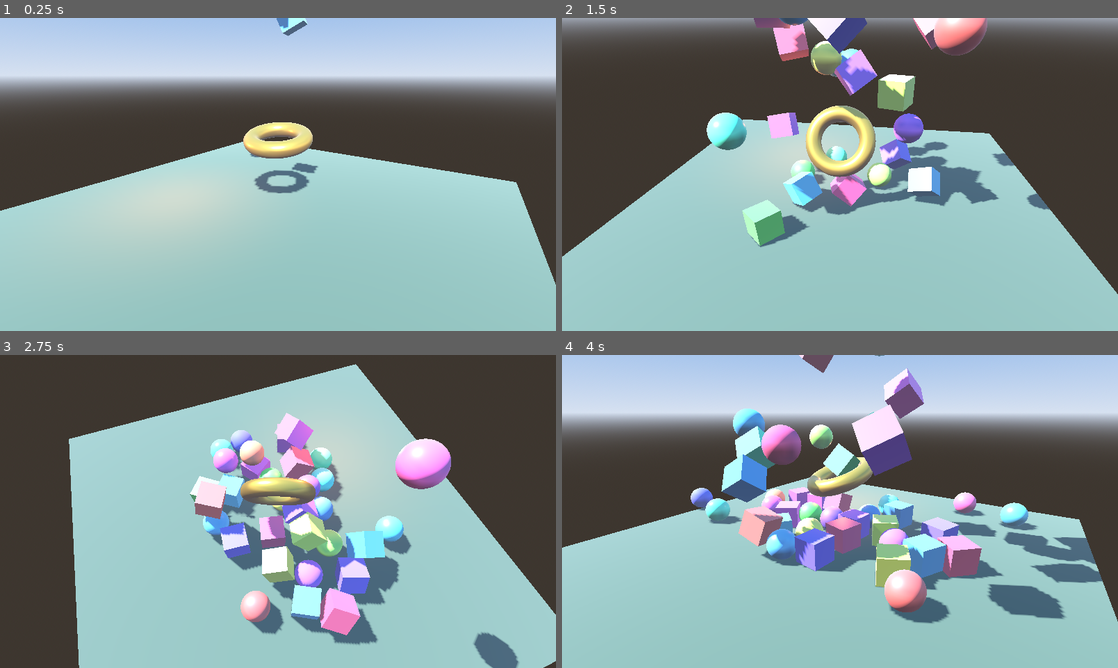
Above: before the commit, frames 1-4 (two rows, left to right).
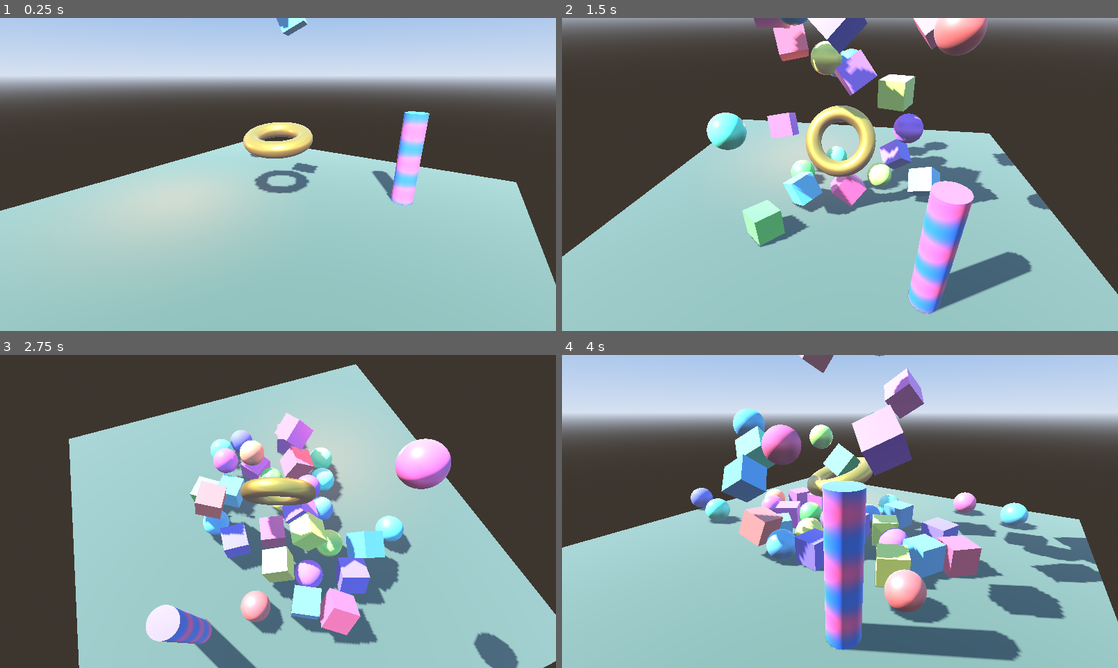
Above: after the commit, the same moments.

Repository: emdzej/gasm
Game: Godot game, scene res://main.tscn
The game is run twice, just before and just after one commit, with the same random seed, the same clock (stepped at 60 frames per second) and the same inputs.
Inputs:
- Up to frame 1 (0.25 s): no input
- Up to frame 2 (1.5 s): tap Enter (ui_accept) at 0.5, 0.77 s; hold Right (ui_right) 0.53-1.28 s; hold Down (ui_down) from 1.28 s (still down)
- Up to frame 3 (2.75 s): tap Enter (ui_accept) at 1.52 s; release Down (ui_down) at 2.03 s; hold Right (ui_right) from 2.03 s (still down)
- Up to frame 4 (4 s): release Right (ui_right) at 2.78 s; hold Up (ui_up) 2.78-3.53 s; tap Enter (ui_accept) at 3.02, 3.77 s; hold Left (ui_left) from 3.53 s (still down)

The runs differ from the first frame. In frame 1, 1.4% of the frame differs, in the area x 66-78%, y 29-60%; in frame 2, 4.3%; in frame 3, 1.8%; in frame 4, 6.4%, in the area x 46-83%, y 40-98%.

Commit message:
gasm:gl null GL: every WebGL 2 minimum limit
Godot sizes its varying budget from GL_MAX_VERTEX_OUTPUT_COMPONENTS and
GL_MAX_FRAGMENT_INPUT_COMPONENTS; the null GLs answered 0 for both, so
headless runs (native and Node) rejected every shader with a varying
("Too many varyings used in shader (1 used, maximum supported is 0)")
and drew nothing for it, alike on every runner, so the hashes agreed.
Reported from Nowhere in Particular.

Both tables (null_limit in gl.rs, NULL_LIMITS in gl.js) now have all of
WebGL 2's minimums: also the varying, uniform and uniform-block
components, texel offsets, LOD bias, element index and transform
feedback limits. 0x8C8A answered 4 as SEPARATE_ATTRIBS: it is
INTERLEAVED_COMPONENTS (64), SEPARATE_ATTRIBS is 0x8C8B. gen-abi.mjs
--check compares the two tables, so they can't drift apart.

The scene3d example gets a custom shader with a varying (a striped
pillar; checked on ANGLE and in Chrome), and the determinism suite
fails when a Godot example logs an error on either null GL: the hashes
alone can't see a rejected shader. godot-scene3d's golden hash changes
with its pack; no other case changes.

Claude-Session: https://claude.ai/code/session_0195PFDjLqHwjN4pmZwhAkg2

Diff:
--- a/guests/godot/examples/scene3d/main.tscn
+++ b/guests/godot/examples/scene3d/main.tscn
@@ -1,6 +1,7 @@
-[gd_scene load_steps=10 format=3]
+[gd_scene load_steps=13 format=3]
 
 [ext_resource type="Script" path="res://main.gd" id="1"]
+[ext_resource type="Shader" path="res://stripes.gdshader" id="2"]
 
 [sub_resource type="ProceduralSkyMaterial" id="sky_mat"]
 sky_top_color = Color(0.32, 0.5, 0.82, 1)
@@ -40,6 +41,18 @@
 metallic = 0.9
 roughness = 0.25
 
+[sub_resource type="CylinderMesh" id="pillar_mesh"]
+top_radius = 0.35
+bottom_radius = 0.35
+height = 3.0
+
+[sub_resource type="ShaderMaterial" id="pillar_mat"]
+shader = ExtResource("2")
+
+[sub_resource type="CylinderShape3D" id="pillar_shape"]
+radius = 0.35
+height = 3.0
+
 [node name="Main" type="Node3D"]
 script = ExtResource("1")
 
@@ -71,6 +84,16 @@
 mesh = SubResource("torus_mesh")
 surface_material_override/0 = SubResource("torus_mat")
 
+[node name="Pillar" type="StaticBody3D" parent="."]
+transform = Transform3D(1, 0, 0, 0, 1, 0, 0, 0, 1, 3.5, 1.5, -2.5)
+
+[node name="Mesh" type="MeshInstance3D" parent="Pillar"]
+mesh = SubResource("pillar_mesh")
+surface_material_override/0 = SubResource("pillar_mat")
+
+[node name="Shape" type="CollisionShape3D" parent="Pillar"]
+shape = SubResource("pillar_shape")
+
 [node name="Bodies" type="Node3D" parent="."]
 
 [node name="Camera" type="Camera3D" parent="."]
--- a/guests/godot/examples/scene3d/project.godot
+++ b/guests/godot/examples/scene3d/project.godot
@@ -1,5 +1,5 @@
 ; Godot on gasm: 3D with the Compatibility renderer (OpenGL ES 3 on gasm:gl):
-; a procedural sky, shadows, PBR materials, 3D physics.
+; a procedural sky, shadows, PBR materials, a custom shader with a varying, 3D physics.
 config_version=5
 
 [application]
--- /dev/null
+++ b/guests/godot/examples/scene3d/stripes.gdshader
@@ -0,0 +1,15 @@
+// A custom shader with a varying: vertex() hands the world position to fragment().
+// (Godot sizes its varying budget from the GL limits: this checks runners report them.)
+shader_type spatial;
+
+varying vec3 world_pos;
+
+void vertex() {
+	world_pos = (MODEL_MATRIX * vec4(VERTEX, 1.0)).xyz;
+}
+
+void fragment() {
+	float s = sin(world_pos.y * 6.0 - TIME * 2.0) * 0.5 + 0.5;
+	ALBEDO = mix(vec3(0.15, 0.45, 0.9), vec3(0.95, 0.35, 0.6), s);
+	ROUGHNESS = 0.4;
+}
Not shown, added: guests/godot/examples/scene3d/stripes.gdshader.uid
Not shown, changed: CHANGELOG.md
Not shown, changed: guests/godot/README.md
Not shown, changed: runners/native/src/gl.rs
Not shown, changed: runners/web/lib/gl.js
Not shown, changed: scripts/determinism-test.sh
Not shown, changed: scripts/gen-abi.mjs
Not shown, changed: tests/golden/determinism.txt
